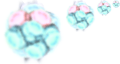
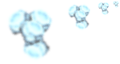
Layered file, before and after one edit (120x64). Changes by layer:
added group "Crystal-shard" with 63 layers above "Crystal-light" over (3, 0, 120, 64)
added group "Crystal 2 #2" with 20 layers in group "Crystal-shard" over (3, 0, 120, 64)
added group "Layer Group #19" with 4 layers in group "Crystal 2 #2" over (65, 2, 92, 32)
added layer "uranium-235.png copy #115" in group "Layer Group #19" over (72, 7, 88, 24)
added layer "uranium-235.png copy #117" in group "Layer Group #19" over (73, 16, 90, 32)
added layer "uranium-235.png copy #119" in group "Layer Group #19" over (65, 3, 82, 19)
added layer "uranium-235.png copy #120" in group "Layer Group #19" over (76, 2, 92, 19)
added group "Layer Group #20" with 4 layers in group "Crystal 2 #2" over (3, 4, 56, 64)
added layer "uranium-235.png copy #127" in group "Layer Group #20" over (16, 15, 48, 48)
added layer "uranium-235.png copy #129" in group "Layer Group #20" over (19, 31, 52, 64)
added layer "uranium-235.png copy #131" in group "Layer Group #20" over (3, 6, 36, 37)
added layer "uranium-235.png copy #132" in group "Layer Group #20" over (24, 4, 56, 37)
moved "Crystal 2" into group "Crystal-normal" over (3, 0, 120, 64)
moved "Crystal 1" into group "Crystal-normal" over (3, 0, 120, 60)
moved "Crystal" into group "Crystal-normal" over (3, 0, 120, 63)
renamed "GreenMagenta" to "DEP-GreenMagenta", hid the group it (28 layers) over (3, 0, 120, 64)
renamed "BlueYellow" to "DEP-BlueYellow", hid the group it (28 layers) over (3, 0, 120, 64)
renamed "Red-Cyan" to "DEP-Red-Cyan", hid the group it (28 layers), moved it above "DEP-Layer Group copy #1" over (3, 0, 120, 64)
renamed "Layer Group copy #1" to "DEP-Layer Group copy #1", hid the group it (4 layers) over (19, 0, 119, 62)
renamed "Layer Group copy" to "DEP-Layer Group copy", hid the group it (4 layers) over (16, 0, 119, 64)
renamed "Layer Group" to "DEP-Layer Group", hid the group it (4 layers) over (13, 0, 119, 64)
…and 10 more changes (10 added)
